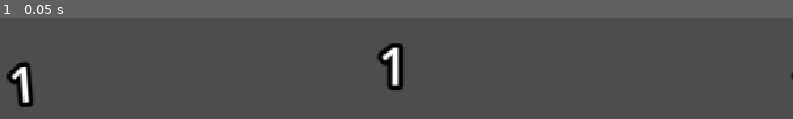
Above: before the commit, frame 1.
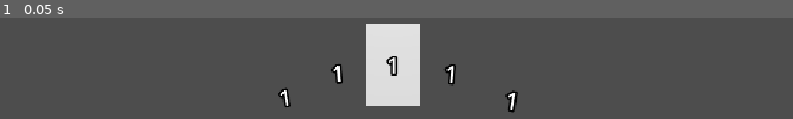
Above: after the commit, the same moment.

Repository: avictasacrifice/Cruopoeia
Game: Godot game, scene res://_Game/Scene/main_prototype.tscn
The game is run twice, just before and just after one commit, with the same random seed, the same clock (stepped at 60 frames per second) and the same inputs.
Inputs:
- Up to frame 1 (0.05 s): no input

The runs differ from the first frame. In frame 1, 7.2% of the frame differs, in the area x 0-100%, y 5-95%.

Commit message:
add material to card

Diff:
--- a/_Game/Scene/Card_Demo.tscn
+++ b/_Game/Scene/Card_Demo.tscn
@@ -9,10 +9,11 @@
 [node name="Visual" type="Node3D" parent="." unique_id=684743365]
 
 [node name="card0" parent="Visual" unique_id=1155947487 instance=ExtResource("2_cswi0")]
-transform = Transform3D(0.5, 0, 0, 0, 0.5, 0, 0, 0, 0.5, 0, 0, 0)
-
-[node name="CostLabel" type="Label3D" parent="Visual" unique_id=2129770444]
+transform = Transform3D(3.821371e-16, 8.742278e-09, 0.2, 0.2, -8.742278e-09, 0, 8.742278e-09, 0.2, -8.742278e-09, 0, 0, 0)
+top_level = true
 
 [node name="NameLabel" type="Label3D" parent="Visual" unique_id=1327649764]
 
 [node name="DescLabel" type="Label3D" parent="Visual" unique_id=372823209]
+
+[node name="CostLabel" type="Label3D" parent="Visual" unique_id=2129770444]
--- a/_Game/Scene/main_prototype.tscn
+++ b/_Game/Scene/main_prototype.tscn
@@ -21,4 +21,7 @@
 card_scene = ExtResource("4_6lbxh")
 
 [node name="Camera3D" type="Camera3D" parent="." unique_id=776212796]
-transform = Transform3D(1, 0, 0, 0, 1, 0, 0, 0, 1, 0, 0, 1)
+transform = Transform3D(1, 0, 0, 0, 1, 0, 0, 0, 1, 0, 0, 2.17412)
+
+[node name="DirectionalLight3D" type="DirectionalLight3D" parent="Camera3D" unique_id=798275757]
+transform = Transform3D(1, 0, 0, 0, 0.8660254, 0.5, 0, -0.5, 0.8660254, 0, 0, 0)
--- a/_Game/Scripts/Card_arranger.gd
+++ b/_Game/Scripts/Card_arranger.gd
@@ -2,7 +2,7 @@
 extends Node3D
 
 @export var card_scene : PackedScene
-const SPACING := 1.2       # расстояние между центрами карт (ширина карты 1.4, значит перекрытие)
+const SPACING := 0.4      # расстояние между центрами карт (ширина карты 1.4, значит перекрытие)
 const FAN_DEG := 5.0       # на сколько градусов наклонена каждая следующая карта
 const ARC := 0.06          # насколько крайние карты опущены по дуге
 const LAYER_STEP := 0.05   # сдвиг по глубине, чтобы карты не сливались
Binary file changed: _Game/Models/Cards/card0.glb
